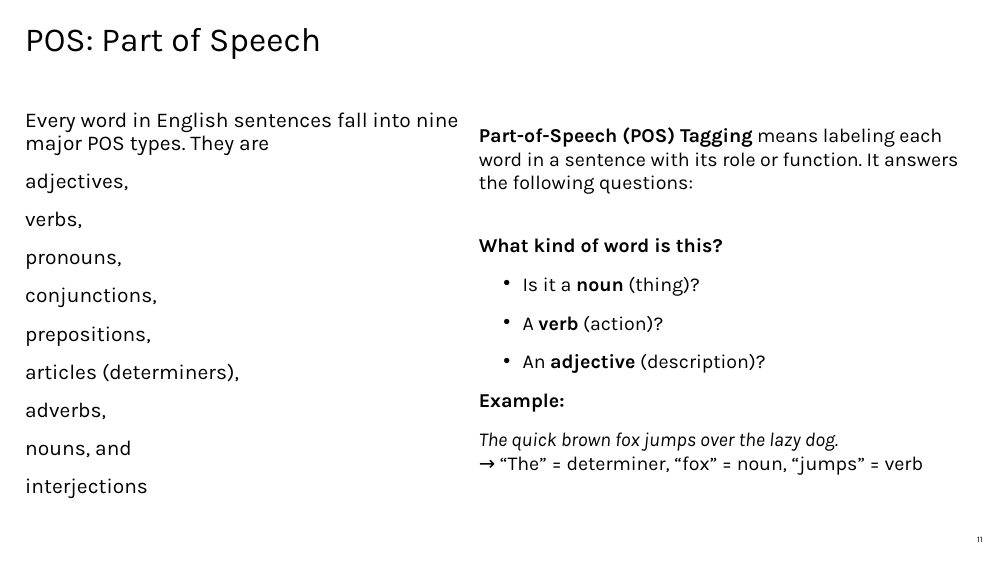
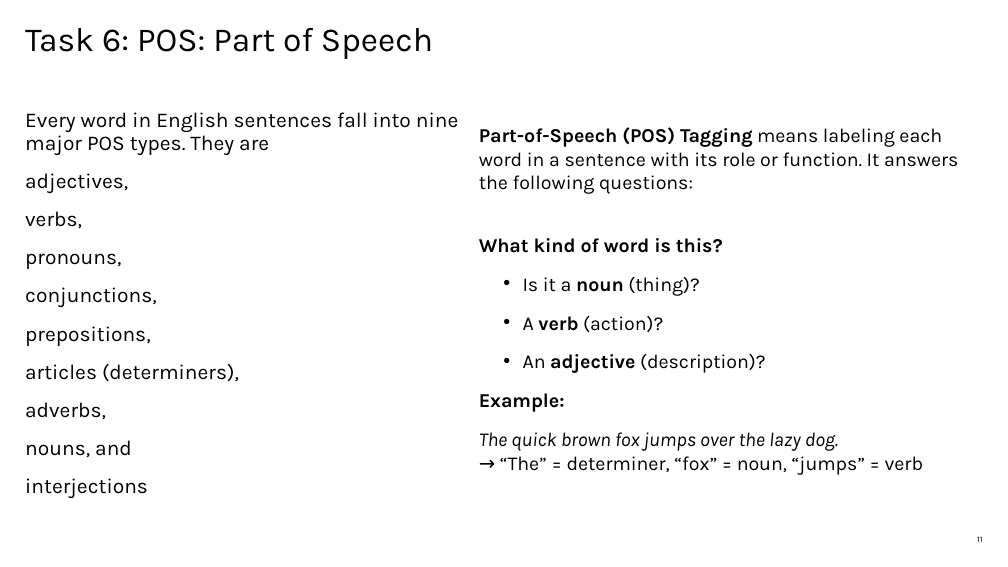
Before and after one commit to apischdo/saintpeters, a slide deck: slide 11 of NLP_Steps.pptx. Drawn at 1008x567 pixels with LibreOffice and Linux fonts; fonts in the diff are those of the drawing. Boxes give left, top, right and bottom in pixels: in the first picture for what was removed or moved away, otherwise in the second. Text is boxed around its words. In the diff, an @@ line names an element or a change of style, - is before the commit and + after.

```diff
--- a/NLP_Steps.pptx
+++ b/NLP_Steps.pptx
@@ title at [25,28,433,59]: text changed @@
-POS: Part of Speech
+Task 6: POS: Part of Speech
```
Also in this commit, not shown: 10 other slides changed.
